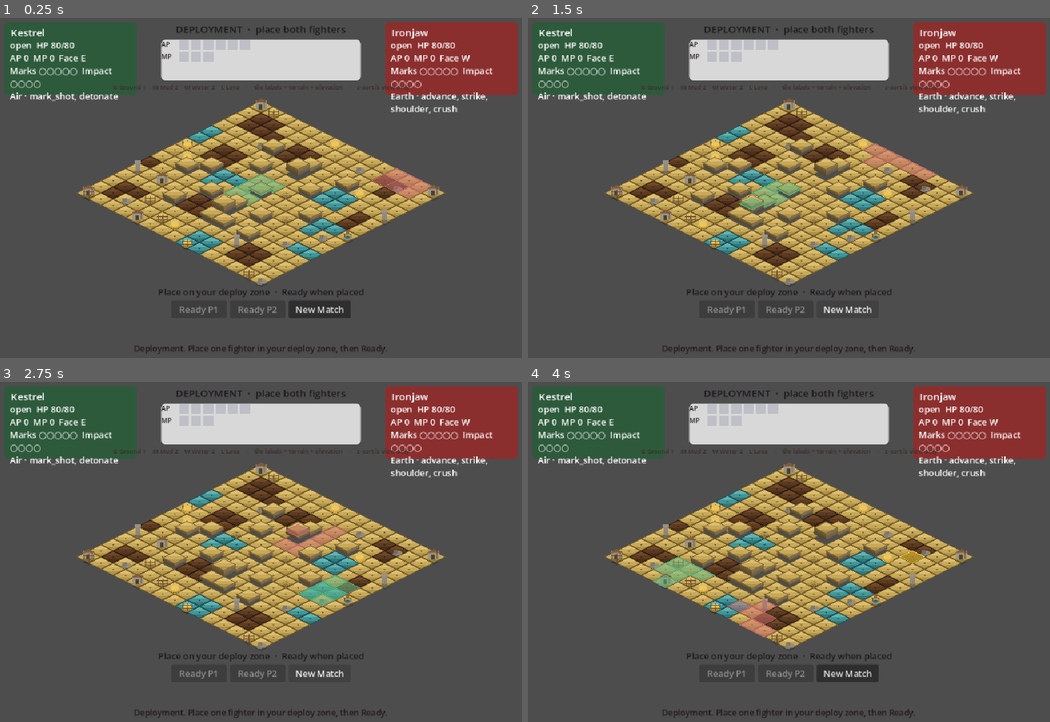
Above: before the commit, frames 1-4 (two rows, left to right).
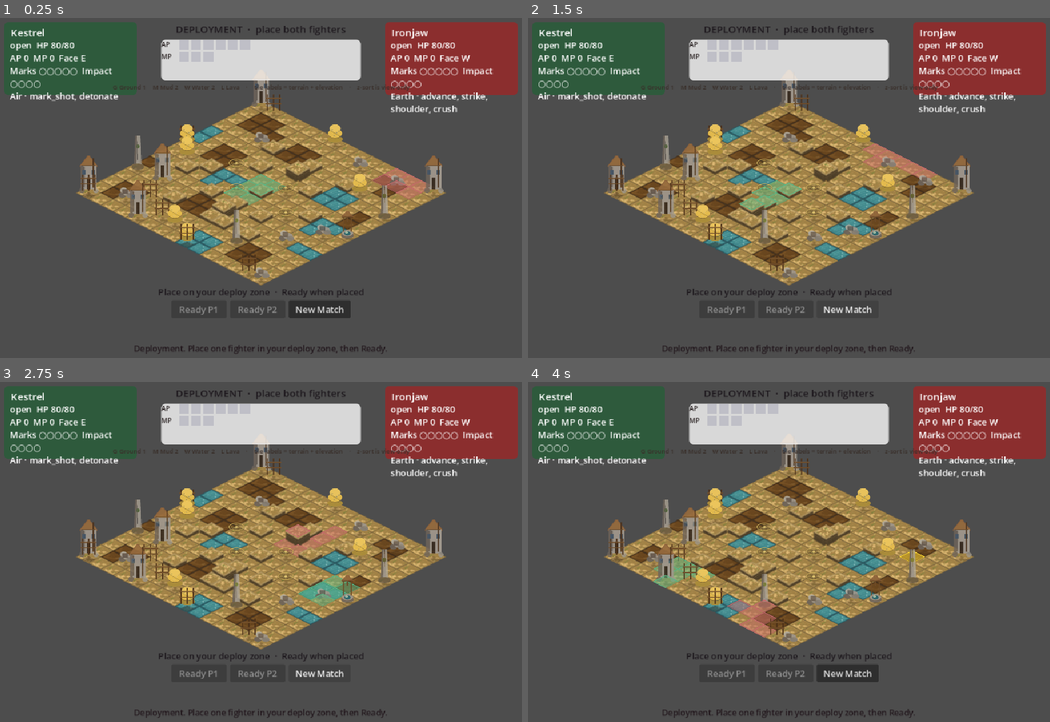
Above: after the commit, the same moments.

Repository: maurogp12/stasiumxii
Game: Godot game, scene res://main.tscn
Two runs of this game, one before a commit and one after it. Both use one fixed random seed, a clock stepped at 60 frames per second and the inputs below. This scene is started directly instead of the project's main scene.
Inputs (mouse positions are in pixels of both pictures, inside the frame that each line leads up to):
- Up to frame 1 (0.25 s): no input
- Up to frame 2 (1.5 s): click "New Match" at 0.5 s; click "New Match" at 1.25 s
- Up to frame 3 (2.75 s): click "New Match" at 2 s
- Up to frame 4 (4 s): tap Enter (ui_accept) at 2.75, 3.02, 3.5, 3.77 s; move the mouse to (903, 558) at 2.77 s; click (903, 558) at 2.92 s; move the mouse to (684, 599) at 3.52 s; click (684, 599) at 3.67 s

The runs differ from the first frame. In frame 1, 12% of the frame differs, in the area x 14-86%, y 18-79%; in frame 2, 12%; in frame 3, 12%; in frame 4, 12%.

Commit message:
Paint Crosshaven with the dress v1 tileset on the ship board.
The client already loads the 15×15 tags. Replace the flat diamond
placeholders with the painted tiles and draw them on the 64×32 board
diamonds so F5 shows the koliseo.

Co-authored-by: maurogp12 <maurogp12@users.noreply.github.com>

Diff:
--- a/board/koliseo_art.gd
+++ b/board/koliseo_art.gd
@@ -23,6 +23,7 @@
 }
 
 static var _cache: Dictionary = {}
+static var _placement: Dictionary = {}
 
 
 static func terrain_texture(terrain: String, elevation: int) -> Texture2D:
@@ -39,6 +40,54 @@
 	if file == "":
 		return null
 	return _load(file)
+
+
+## Painted dress v1 stores the terrain diamond in the top-left half of the PNG.
+## The returned rects scale that half onto the 64×32 board diamond. Extra source
+## rows are the cliff and stay below the diamond. A full-bleed sheet returns empty
+## so the caller draws the texture centered.
+static func terrain_placement(tex: Texture2D) -> Dictionary:
+	if tex == null:
+		return {}
+	var key := tex.resource_path
+	if key == "":
+		key = str(tex.get_instance_id())
+	if _placement.has(key):
+		return _placement[key]
+	var placed := _measure_half_diamond(tex)
+	_placement[key] = placed
+	return placed
+
+
+static func _measure_half_diamond(tex: Texture2D) -> Dictionary:
+	var image := tex.get_image()
+	if image == null or image.is_empty():
+		return {}
+	var width := image.get_width()
+	var height := image.get_height()
+	if width < 2 or height < 1:
+		return {}
+	var half := width / 2
+	var content_bottom := -1
+	var right_used := false
+	for y in height:
+		for x in half:
+			if image.get_pixel(x, y).a > 0.03:
+				content_bottom = y
+				break
+		if right_used:
+			continue
+		for x in range(half, width):
+			if image.get_pixel(x, y).a > 0.03:
+				right_used = true
+				break
+	if right_used or content_bottom < 0:
+		return {}
+	var src_h := content_bottom + 1
+	return {
+		"source": Rect2(0, 0, half, src_h),
+		"dest": Rect2(-32.0, -16.0, float(half) * 2.0, float(src_h) * 2.0),
+	}
 
 
 static func prop_texture(prop_name: String) -> Texture2D:
--- a/board/tile.gd
+++ b/board/tile.gd
@@ -42,11 +42,11 @@
 		outline.append(points[0])
 		draw_polyline(outline, Color(0.25, 0.15, 0.25), 1.0, true)
 	else:
-		_draw_centered(tex)
+		_paint_terrain(tex)
 	for prop_name in _paint_props:
 		var prop_tex := _KoliseoArt.prop_texture(str(prop_name))
 		if prop_tex != null:
-			_draw_centered(prop_tex)
+			_paint_prop(prop_tex)
 	var label := drawn_label()
 	if label == "":
 		return
@@ -69,6 +69,20 @@
 func _draw_centered(tex: Texture2D) -> void:
 	var size := tex.get_size()
 	draw_texture(tex, Vector2(-size.x * 0.5, -size.y * 0.5))
+
+
+func _paint_terrain(tex: Texture2D) -> void:
+	var placed: Dictionary = _KoliseoArt.terrain_placement(tex)
+	if placed.is_empty():
+		_draw_centered(tex)
+		return
+	draw_texture_rect_region(tex, placed["dest"], placed["source"])
+
+
+## Props stand on the south tip of the diamond. paint_only never affects pathing.
+func _paint_prop(tex: Texture2D) -> void:
+	var size := tex.get_size()
+	draw_texture(tex, Vector2(-size.x * 0.5, float(TILE_HEIGHT) * 0.5 - size.y))
 
 
 func set_selected(value: bool) -> void:
--- a/tests/run_combat_tests.gd
+++ b/tests/run_combat_tests.gd
@@ -602,7 +602,14 @@
 	eq(int(checked["mismatches"]), 0, "tmx cross-check has no terrain mismatches")
 	var art: Texture2D = load("res://board/koliseo_art.gd").terrain_texture("ground", 0)
 	eq(art != null, true, "Crosshaven ground art loads")
-	eq(load("res://board/koliseo_art.gd").prop_texture("ruins") != null, true, "paint_only ruins art loads")
+	eq(art.get_width(), 64, "Crosshaven ground sheet is 64 px wide")
+	var placed: Dictionary = load("res://board/koliseo_art.gd").terrain_placement(art)
+	eq(placed.is_empty(), false, "painted ground uses the half-diamond placement")
+	eq((placed["dest"] as Rect2).position, Vector2(-32, -16), "painted ground sits on the board diamond")
+	eq((placed["dest"] as Rect2).size, Vector2(64, 32), "painted ground scales to the 64×32 diamond")
+	var ruins_tex: Texture2D = load("res://board/koliseo_art.gd").prop_texture("ruins")
+	eq(ruins_tex != null, true, "paint_only ruins art loads")
+	eq(ruins_tex.get_height(), 112, "painted ruins sheet is the dress v1 height")
 	var other: Dictionary = _sim.reset_match({"seed": 2})
 	eq(other["tiles"][Vector2i(7, 4)]["elevation"], 2, "a new seed does not retune tag elevation")
 	eq(other["tiles"][Vector2i(1, 1)]["terrain_type"], "mud", "a new seed keeps Crosshaven terrain")
Binary file changed: art/maps/arena_colosseum_v2/tiled/tiles/ground.png
Binary file changed: art/maps/arena_colosseum_v2/tiled/tiles/ground_e1.png
Binary file changed: art/maps/arena_colosseum_v2/tiled/tiles/ground_e2.png
Binary file changed: art/maps/arena_colosseum_v2/tiled/tiles/lava.png
Binary file changed: art/maps/arena_colosseum_v2/tiled/tiles/mud.png
Binary file changed: art/maps/arena_colosseum_v2/tiled/tiles/mud_e1.png
Binary file changed: art/maps/arena_colosseum_v2/tiled/tiles/prop_fence.png
Binary file changed: art/maps/arena_colosseum_v2/tiled/tiles/prop_floor_seal.png
Binary file changed: art/maps/arena_colosseum_v2/tiled/tiles/prop_hay.png
Binary file changed: art/maps/arena_colosseum_v2/tiled/tiles/prop_rock_pillar.png
Binary file changed: art/maps/arena_colosseum_v2/tiled/tiles/prop_rubble.png
Binary file changed: art/maps/arena_colosseum_v2/tiled/tiles/prop_ruins.png
(and 5 more such lines)
